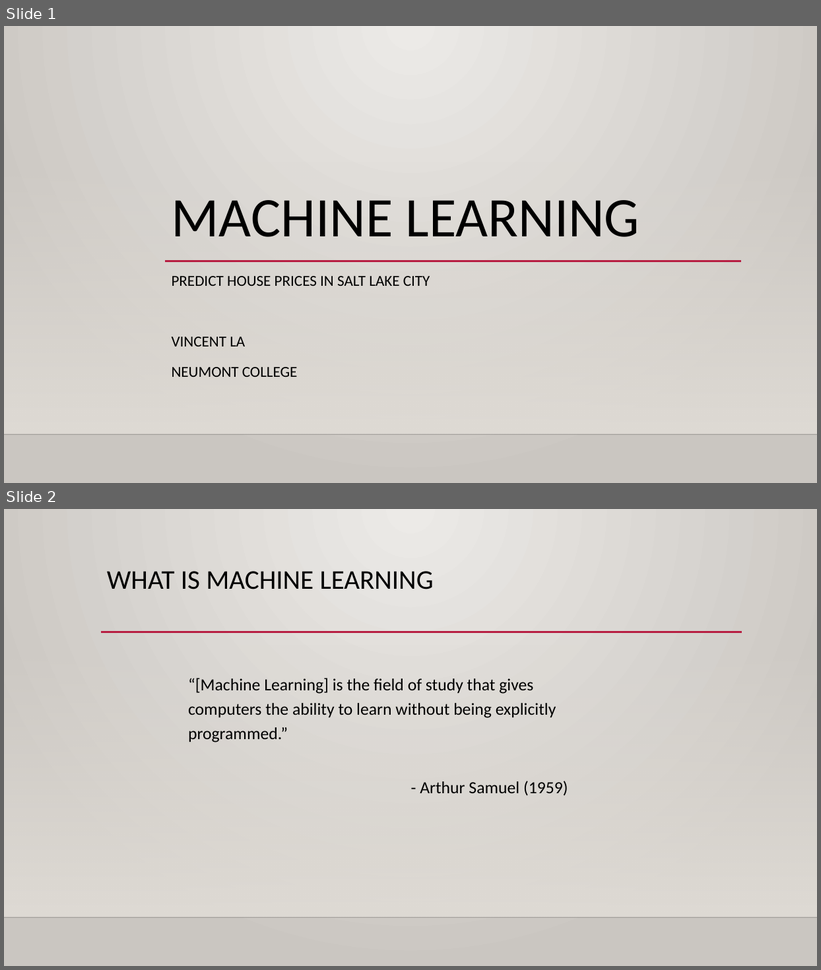
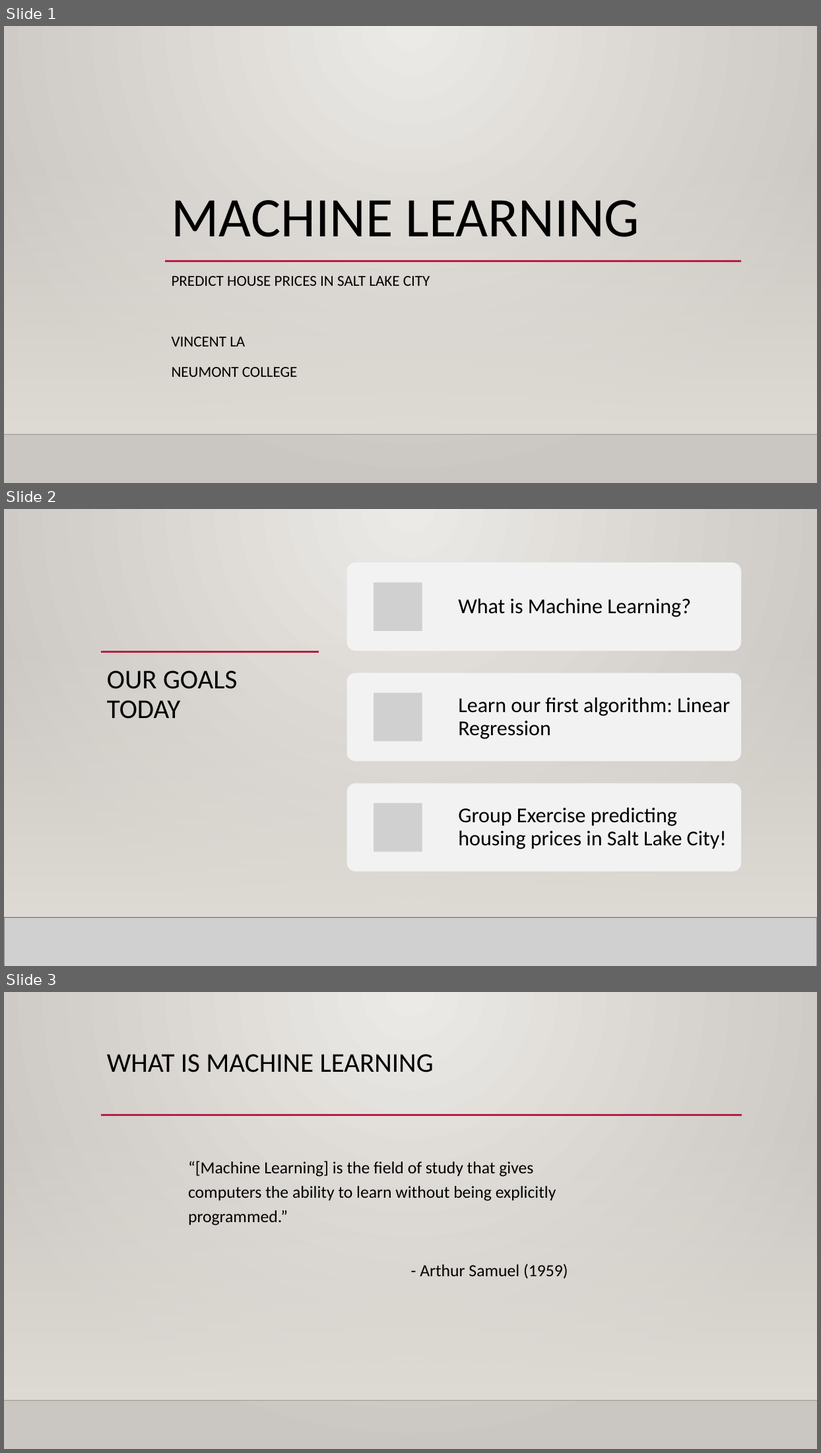
Before and after one commit to VincentLa/neumont-college, a slide deck: Machine Learning Teaching Example VLa.pptx. Shown one above the other, each under a label of ours: slides 1 and 2 before the commit, slides 1, 2 and 3 after it. The pictures are 821x970 and 821x1453 pixels, drawn with LibreOffice and Linux fonts; fonts in the diff are those of the drawing; grey boxes stand for pictures; background and template pictures are left out. Boxes give left, top, right and bottom in pixels: in the first picture for what was removed or moved away, otherwise in the second. Text is boxed around its words. In the diff, an @@ line names an element or a change of style, - is before the commit and + after.

```diff
--- a/Machine Learning Teaching Example VLa.pptx
+++ b/Machine Learning Teaching Example VLa.pptx
@@ slide 2 added at box(4, 509, 817, 966), background gradient #ECEAE7 to #CAC7C1; not listed: 3 template elements that a slide beside it also shows @@
@@ rectangle added at box(4, 509, 817, 966), fill gradient #ECEAE7 to #CAC7C1 @@
@@ rectangle added at box(4, 644, 817, 918), fill gradient #DFDBD5 @@
@@ line added from (101, 652) to (319, 652), #B71E42 2.5 pt @@
@@ title added at box(107, 671, 238, 719), 32 pt, text #000000 @@
+OUR GOALS TODAY
@@ group added at box(347, 562, 741, 872): 3 rounded rectangles, 3 pictures, 3 texts @@
+What is Machine Learning?
+Learn our first algorithm: Linear Regression
+Group Exercise predicting housing prices in Salt Lake City!
@@ picture added at box(4, 918, 817, 966) @@
@@ line added from (4, 918) to (817, 918), #000001 1 pt @@
@@ what was slide 2 is now slide 3 @@
```
Also in this commit, not shown: 4 slides changed, 3 other files.
